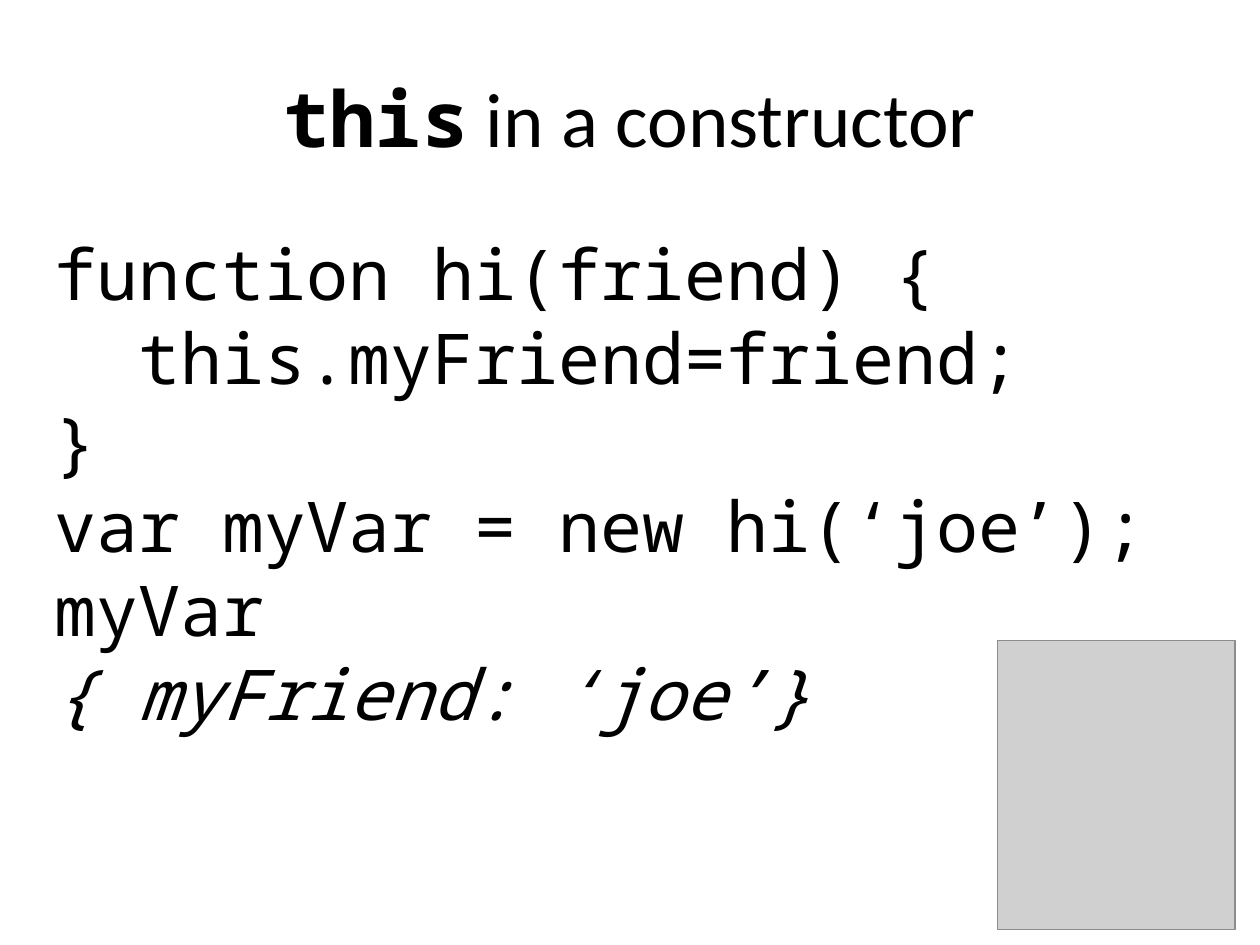
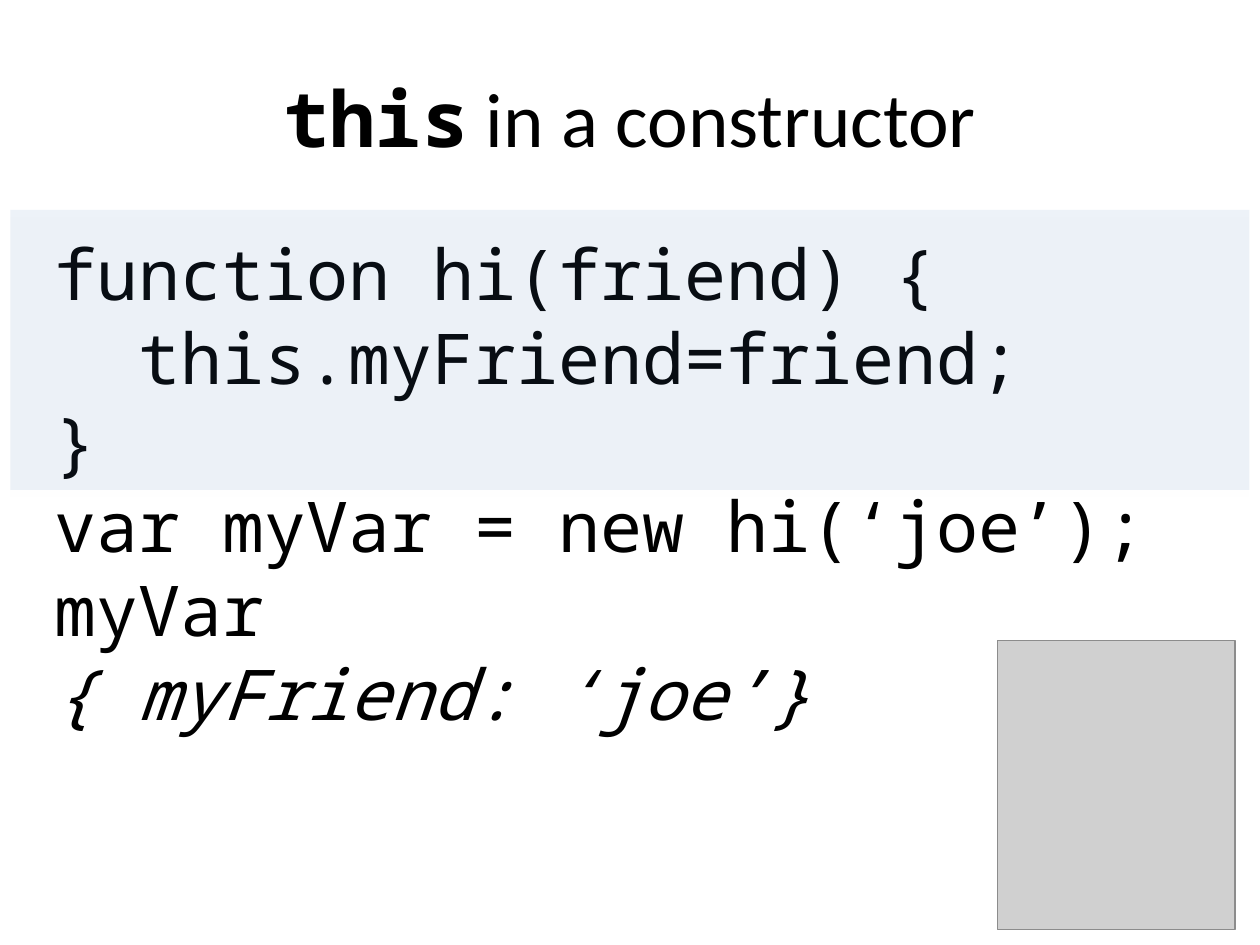
Before and after one commit to benralexander/lv, a slide deck: slide 38 of myD3_latest_c.ppt. Drawn at 1260x945 pixels with LibreOffice and Linux fonts; fonts in the diff are those of the drawing; grey boxes stand for pictures. Boxes give left, top, right and bottom in pixels: in the first picture for what was removed or moved away, otherwise in the second. Text is boxed around its words. In the diff, an @@ line names an element or a change of style, - is before the commit and + after.

```diff
--- a/myD3_latest_c.ppt
+++ b/myD3_latest_c.ppt
@@ rectangle added at (x1=10, y1=210, x2=1249, y2=490), fill #4F81BD at 10% opacity @@
```
Also in this commit, not shown: 1 other slide changed, 1 slide added.
